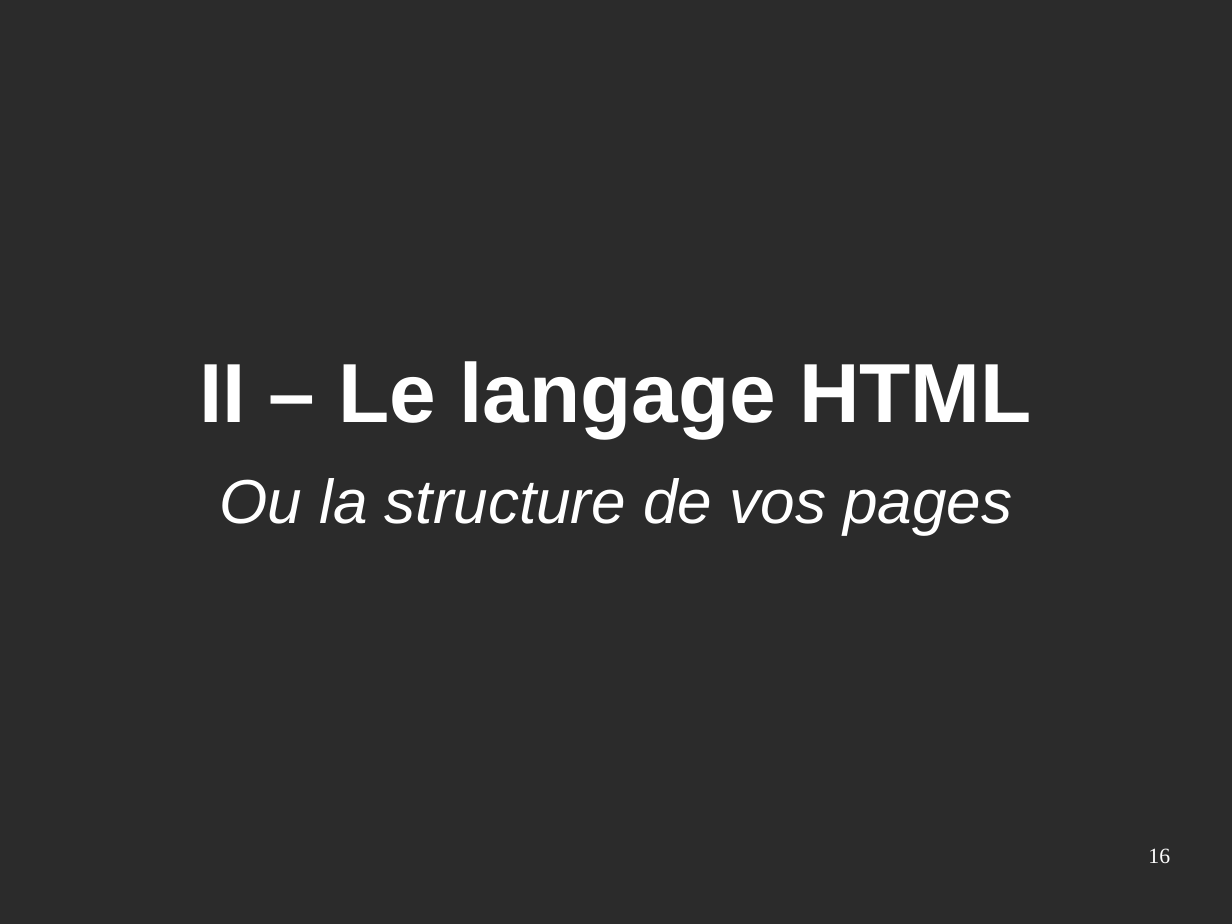
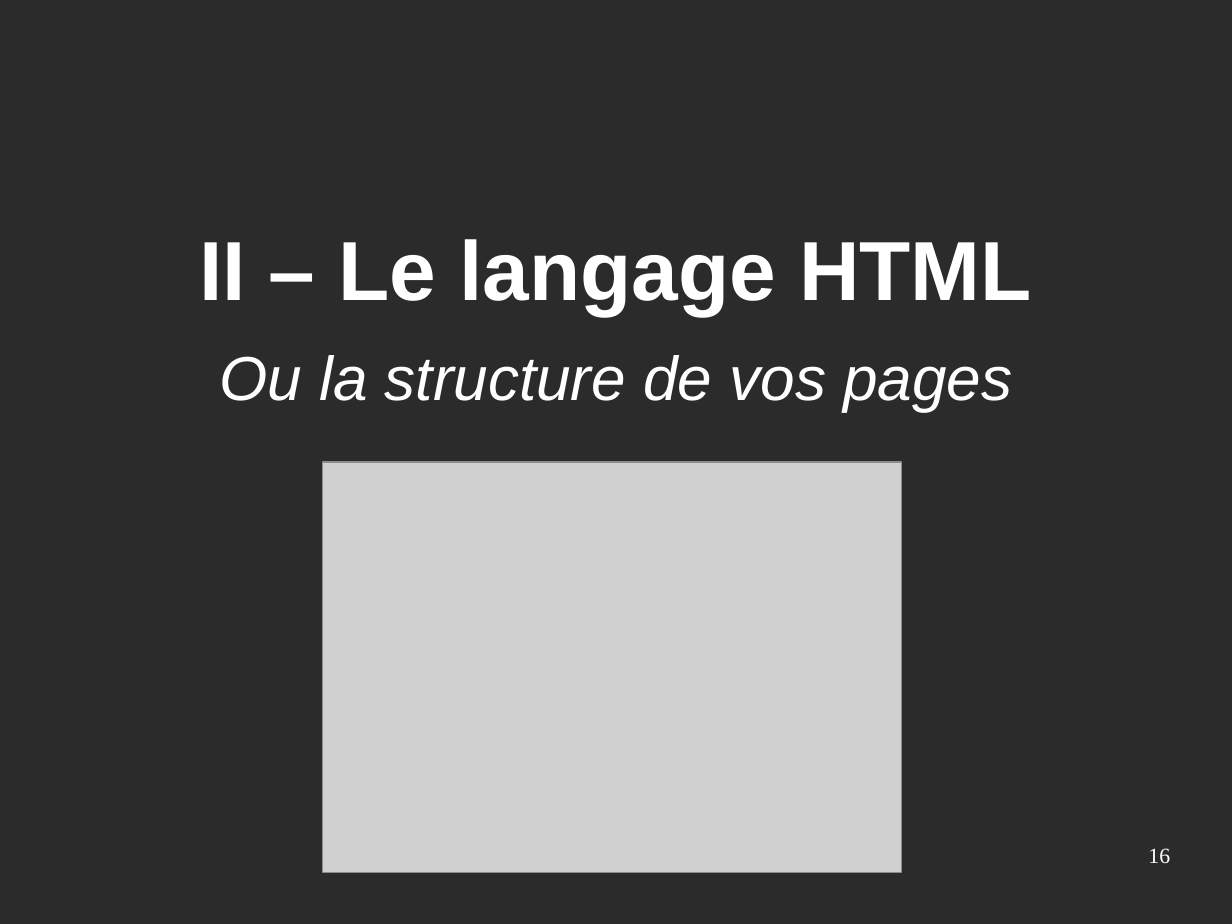
Before and after one commit to Eirbware/Formation, a slide deck: slide 16 of presentations/fondements.odp. Drawn at 1232x924 pixels with LibreOffice and Linux fonts; fonts in the diff are those of the drawing; grey boxes stand for pictures; background and template pictures are left out; a plain dark background stands for a picture behind light text. Boxes give left, top, right and bottom in pixels: in the first picture for what was removed or moved away, otherwise in the second. Text is boxed around its words. In the diff, an @@ line names an element or a change of style, - is before the commit and + after.

```diff
--- a/presentations/fondements.odp
+++ b/presentations/fondements.odp
@@ text "II – Le langage HTML": place and size @@
-text "II – Le langage HTML" at bbox=[199, 361, 1032, 534]
+text "II – Le langage HTML" at bbox=[199, 239, 1032, 412]
@@ picture added at bbox=[322, 462, 902, 872] @@
```
Also in this commit, not shown: 2 other slides changed, 14 slides added.
